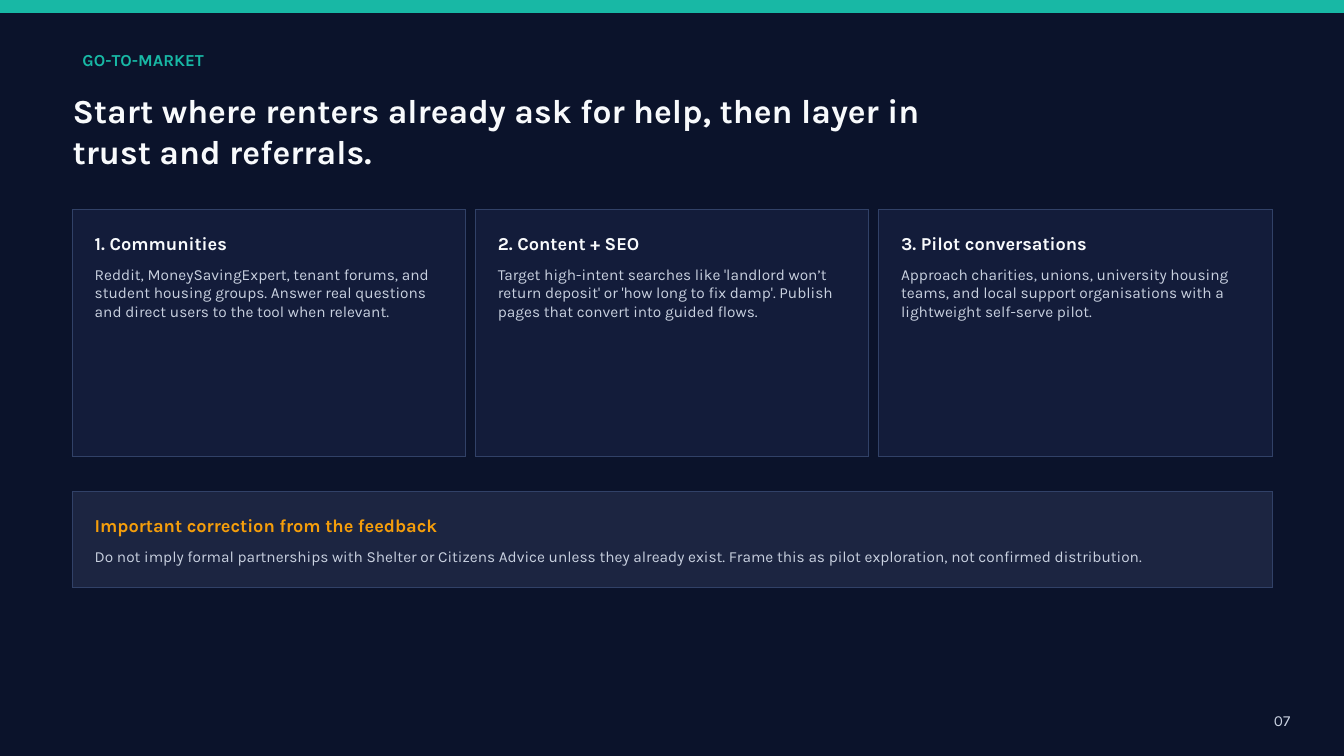
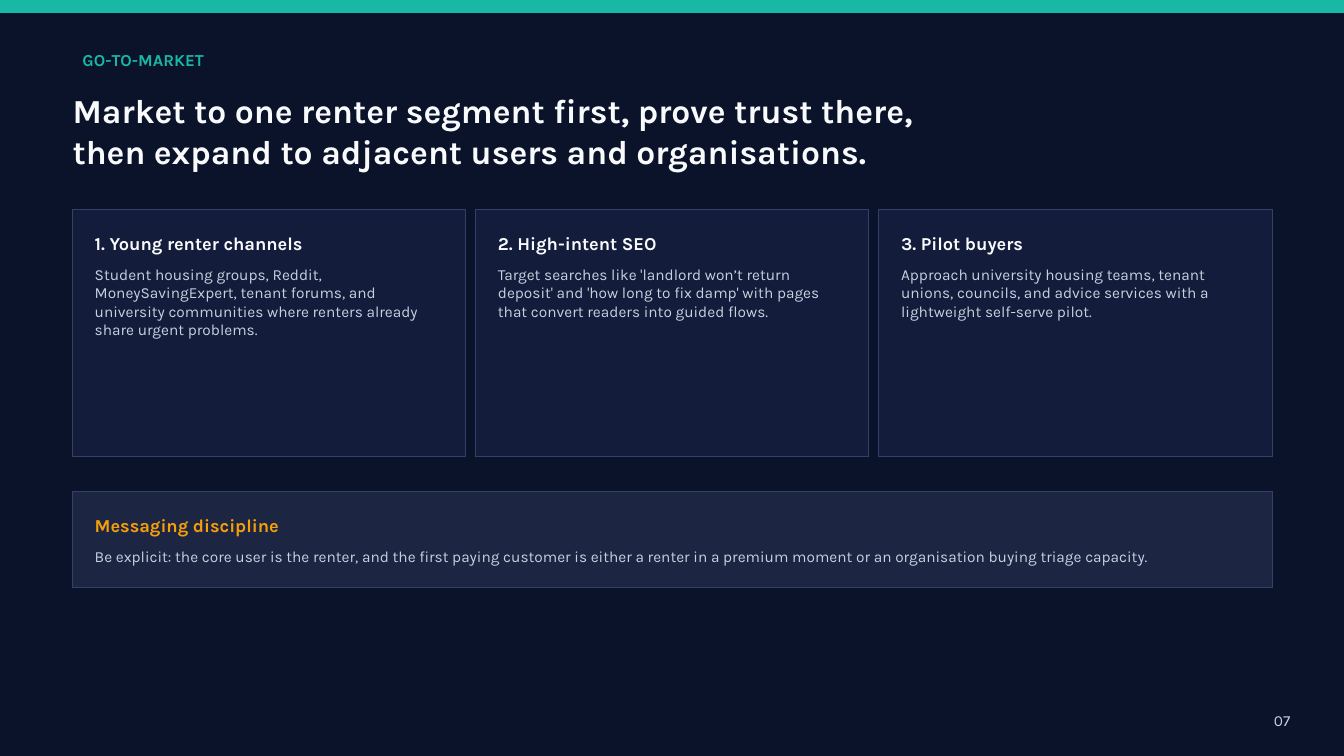
Before and after one commit to gorgectf/RenterShield, a slide deck: slide 7 of public/RenterShield_PitchDeck_Revised.pptx. Drawn at 1344x756 pixels with LibreOffice and Linux fonts; fonts in the diff are those of the drawing. Boxes give left, top, right and bottom in pixels: in the first picture for what was removed or moved away, otherwise in the second. Text is boxed around its words. In the diff, an @@ line names an element or a change of style, - is before the commit and + after.

```diff
--- a/public/RenterShield_PitchDeck_Revised.pptx
+++ b/public/RenterShield_PitchDeck_Revised.pptx
@@ text at [73, 99, 912, 173]: text changed @@
-Start where renters already ask for help, then layer in trust and referrals.
+Market to one renter segment first, prove trust there, then expand to adjacent users and organisations.
@@ text at [95, 237, 303, 255]: text changed @@
-1. Communities
+1. Young renter channels
@@ text at [498, 237, 657, 255]: text changed @@
-2. Content + SEO
+2. High-intent SEO
@@ text at [901, 237, 1023, 255]: text changed @@
-3. Pilot conversations
+3. Pilot buyers
@@ text at [95, 269, 418, 339]: text changed @@
-Reddit, MoneySavingExpert, tenant forums, and student housing groups. Answer real questions and direct users to the tool when relevant.
+Student housing groups, Reddit, MoneySavingExpert, tenant forums, and university communities where renters already share urgent problems.
@@ text at [498, 269, 819, 321]: text changed @@
-Target high-intent searches like 'landlord won’t return deposit' or 'how long to fix damp'. Publish pages that convert into guided flows.
+Target searches like 'landlord won’t return deposit' and 'how long to fix damp' with pages that convert readers into guided flows.
@@ text at [901, 269, 1208, 321]: text changed @@
-Approach charities, unions, university housing teams, and local support organisations with a lightweight self-serve pilot.
+Approach university housing teams, tenant unions, councils, and advice services with a lightweight self-serve pilot.
@@ text at [95, 519, 279, 537]: text changed @@
-Important correction from the feedback
+Messaging discipline
@@ text at [95, 551, 1147, 566]: text changed @@
-Do not imply formal partnerships with Shelter or Citizens Advice unless they already exist. Frame this as pilot exploration, not confirmed distribution.
+Be explicit: the core user is the renter, and the first paying customer is either a renter in a premium moment or an organisation buying triage capacity.
```
Also in this commit, not shown: 5 other slides changed.
